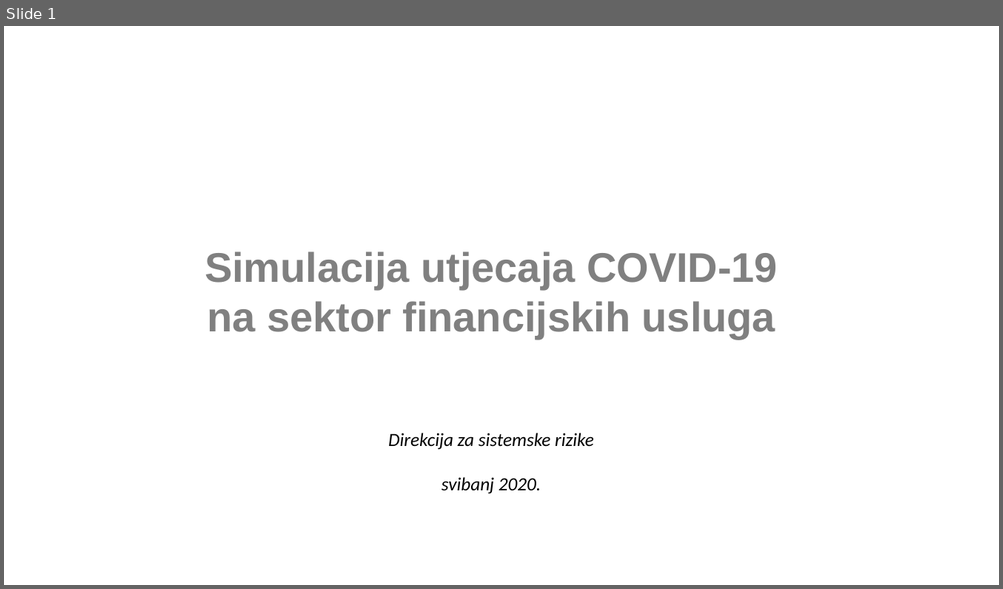
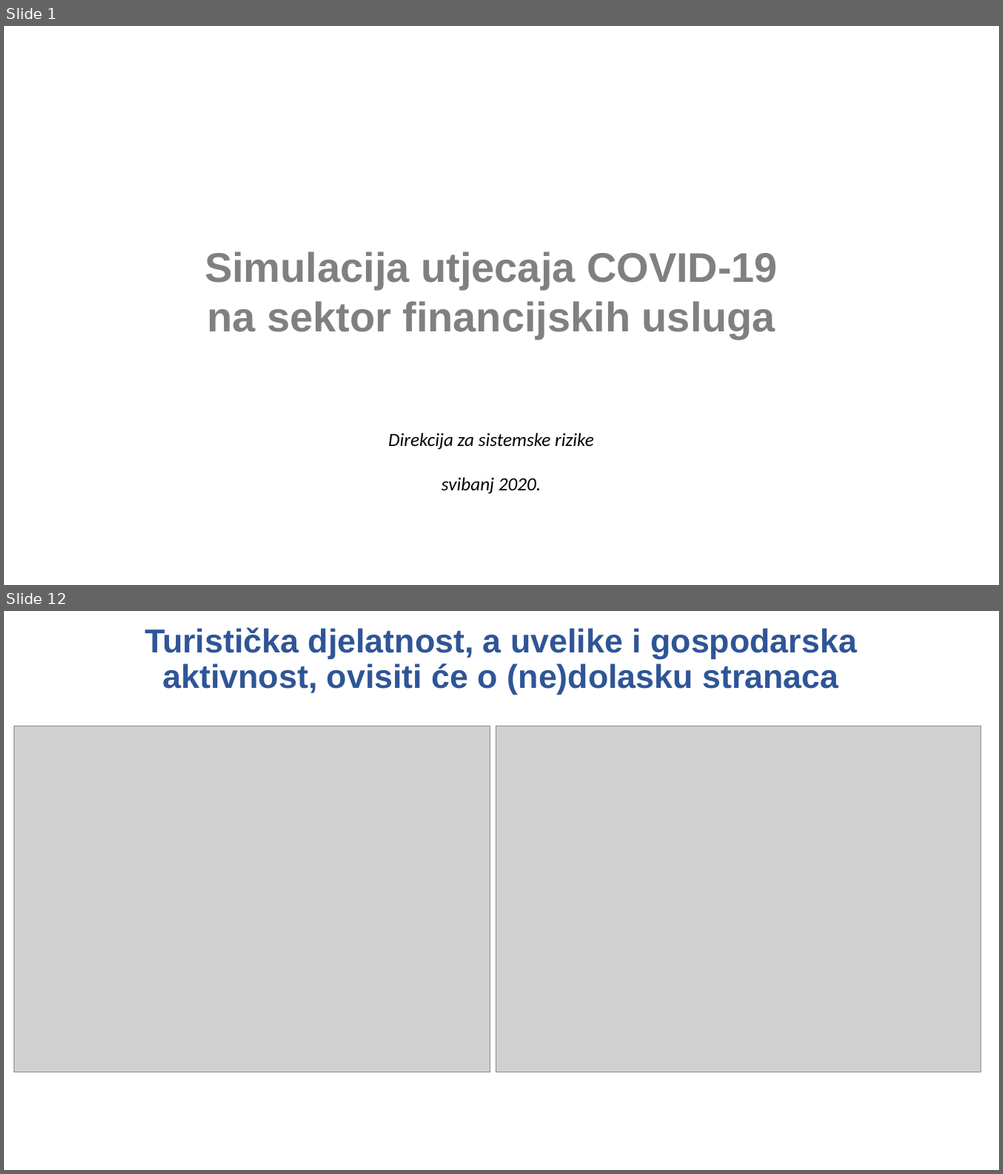
Before and after one commit to mbamba17/corona_sim, a slide deck: Prezentacija za UV.pptx. Shown one above the other, each under a label of ours: slide 1 before the commit, slides 1 and 12 after it; the slides between them are not shown. The pictures are 1003x589 and 1003x1174 pixels, drawn with LibreOffice and Linux fonts; fonts in the diff are those of the drawing; grey boxes stand for pictures; background and template pictures are left out. Boxes give left, top, right and bottom in pixels: in the first picture for what was removed or moved away, otherwise in the second. Text is boxed around its words. In the diff, an @@ line names an element or a change of style, - is before the commit and + after.

```diff
--- a/Prezentacija za UV.pptx
+++ b/Prezentacija za UV.pptx
@@ slide 12 added at <box>4,611,999,1170</box>, background picture (left out) @@
@@ text added at <box>145,627,856,695</box>, 32 pt, text #2F5597, bold @@
+Turistička djelatnost, a uvelike i gospodarska aktivnost, ovisiti će o (ne)dolasku stranaca
@@ picture added at <box>14,726,489,1073</box> @@
@@ picture added at <box>495,726,982,1073</box> @@
```
Also in this commit, not shown: 3 slides changed, 23 other slides added, 12 slides removed, 2 other files.
